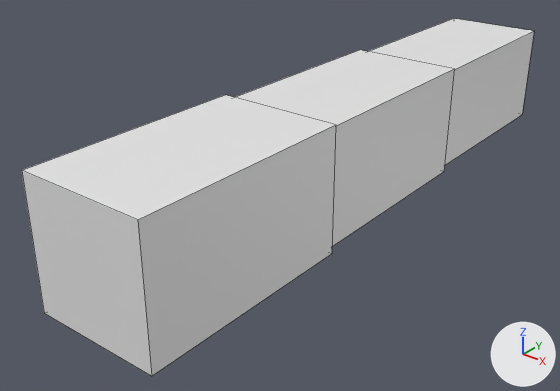
Before and after pictures for a commit that changed the FBX model Assets/Model/Furball/Mo_FB_Tail_Long.fbx.
Both versions are drawn from a camera (50 mm lens) standing at (0.695, -1.613, 0.498) and looking at (-0.062, -0.667, -0.088). The lights are fixed; the arrows at lower right show +X, +Y and +Z. The picture after the commit comes second. Mesh edges are drawn as thin lines. Materials are left out; every surface is plain grey. Where no turn or scale is listed for an object, it has been applied to the vertices.
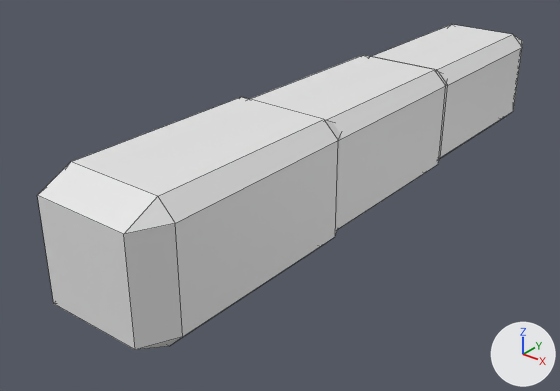
Edits to the bpy script that builds the scene:
```text
Change me_mesh:
    used by ob_mesh; location = (0.0, 0.0, 0.0)
    remove me_mesh.from_pydata(...)  # 8 vertices, 6 faces; spans x -0.094..0.094, y -0.375..0.0, z -0.094..0.094
    add me_mesh.from_pydata(...)  # 24 vertices, 26 faces; spans x -0.094..0.094, y -0.219..0.219, z -0.094..0.094
    me_mesh part 2: the whole mesh is rebuilt
Change me_mesh_1:
    used by ob_mesh_1; location = (0.0, -0.375, 0.0)
    remove me_mesh_1.from_pydata(...)  # 8 vertices, 6 faces; spans x -0.1..0.1, y -0.375..0.0, z -0.1..0.1
    add me_mesh_1.from_pydata(...)  # 24 vertices, 26 faces; spans x -0.1..0.1, y -0.219..0.25, z -0.1..0.1
    me_mesh_1 part 1: the whole mesh is rebuilt
Change me_mesh_2:
    used by ob_mesh_2; location = (0.0, -0.75, 0.0)
    remove me_mesh_2.from_pydata(...)  # 8 vertices, 6 faces; spans x -0.106..0.106, y -0.375..0.0, z -0.106..0.106
    add me_mesh_2.from_pydata(...)  # 24 vertices, 26 faces; spans x -0.106..0.106, y -0.219..0.219, z -0.106..0.106
    me_mesh_2 part 3: the whole mesh is rebuilt
Change ob_mesh:
    ob_mesh.location: (0.0, 0.0, 0.0) -> (0.0, -0.219, 0.0)
Change ob_mesh_1:
    ob_mesh_1.location: (0.0, -0.375, 0.0) -> (0.0, -0.594, 0.0)
Change ob_mesh_2:
    ob_mesh_2.location: (0.0, -0.75, 0.0) -> (0.0, -0.906, 0.0)
```

Location of each change, [x1, y1, x2, y2] in pixels of the pictures (560 x 391 px):
'mesh_2', reshaped, moved (10% shorter): before [22, 95, 336, 376]; after [37, 97, 341, 350]
'mesh_1', reshaped, moved: before [235, 50, 454, 246]; after [251, 55, 447, 229]
'mesh', reshaped, moved (9% narrower, 9% shorter): before [368, 18, 534, 165]; after [371, 25, 522, 158]
